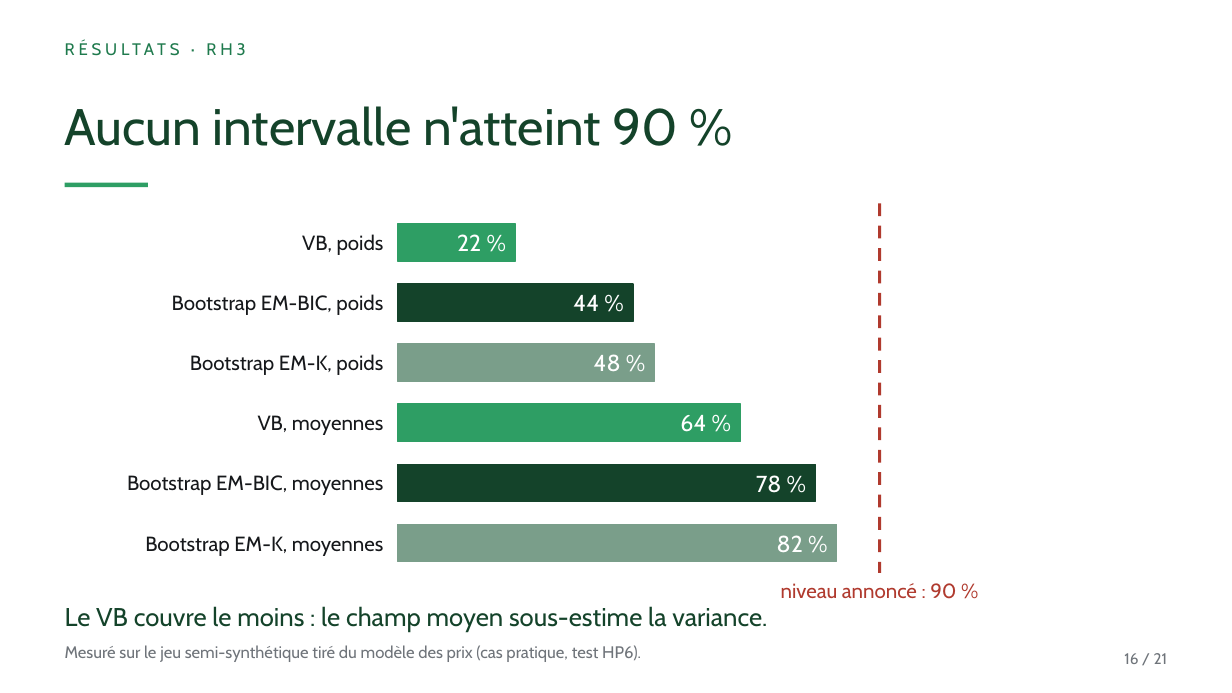
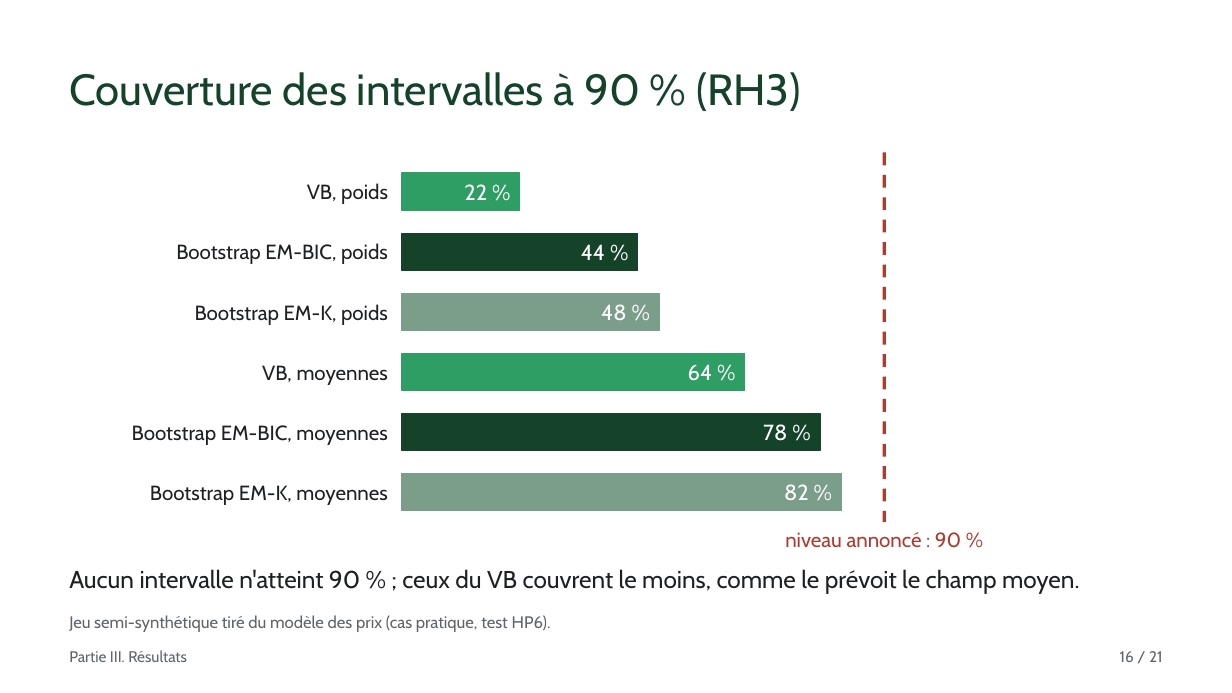
Before and after one commit to Kanaicare8/em-classique-vs-variationnel, a slide deck: slide 16 of presentation/Presoutenance_Icare.pptx. Drawn at 1232x693 pixels with LibreOffice and Linux fonts; fonts in the diff are those of the drawing. Boxes give left, top, right and bottom in pixels: in the first picture for what was removed or moved away, otherwise in the second. Text is boxed around its words. In the diff, an @@ line names an element or a change of style, - is before the commit and + after.

```diff
--- a/presentation/Presoutenance_Icare.pptx
+++ b/presentation/Presoutenance_Icare.pptx
@@ text "Couverture des intervalles à 90 ..." at box(69, 72, 800, 111): vertical alignment top to middle @@
@@ text at box(69, 72, 800, 111): text changed; size 13 to 34 pt; text colour #1F7A4D to #14432A @@
-RÉSULTATS · RH3
+Couverture des intervalles à 90 % (RH3)
@@ text removed at box(65, 106, 678, 146) @@
-Aucun intervalle n'atteint 90 %
@@ line removed from (65, 185) to (148, 185) @@
@@ 13 texts, 6 rectangles, 1 line: place and size @@
-13 texts, 6 rectangles, 1 line at box(127, 203, 956, 599)
+13 texts, 6 rectangles, 1 line at box(132, 152, 961, 548)
@@ size 18 to 17 pt in 6 elements at box(464, 184, 487, 200), box(581, 244, 605, 260), box(601, 304, 626, 320), box(763, 424, 787, 441), box(784, 484, 809, 500), box(688, 364, 713, 381) @@
@@ text colour #16181B to #1E2124 in 6 elements at box(307, 183, 388, 204), box(176, 243, 388, 264), box(195, 304, 388, 325), box(262, 365, 388, 385), box(132, 425, 387, 445), box(150, 485, 387, 505) @@
@@ text at box(69, 569, 1079, 593): text changed; size 20 to 19 pt; text colour #14432A to #1E2124 @@
-Le VB couvre le moins : le champ moyen sous-estime la variance.
+Aucun intervalle n'atteint 90 % ; ceux du VB couvrent le moins, comme le prévoit le champ moyen.
@@ text at box(69, 615, 551, 632): text changed; text colour #6F747A to #5F656B @@
-Mesuré sur le jeu semi-synthétique tiré du modèle des prix (cas pratique, test HP6).
+Jeu semi-synthétique tiré du modèle des prix (cas pratique, test HP6).
@@ text added at box(69, 650, 187, 662), 12 pt, text #5F656B @@
+Partie III. Résultats
@@ text "16 / 21" at box(1120, 651, 1163, 662): text colour #6F747A to #5F656B @@
```
Also in this commit, not shown: 13 other slides changed, 7 slides added, 7 slides removed, 26 other files.
